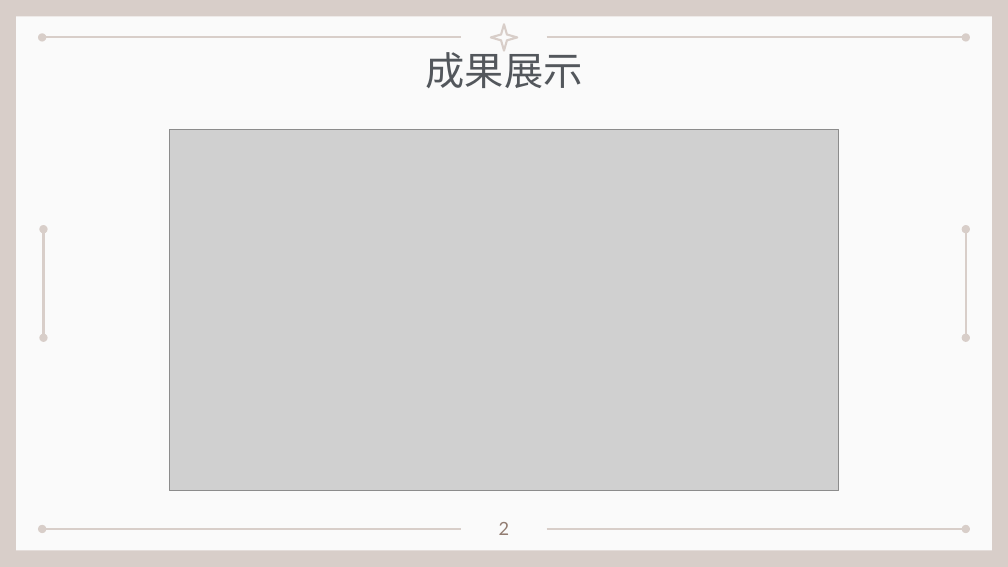
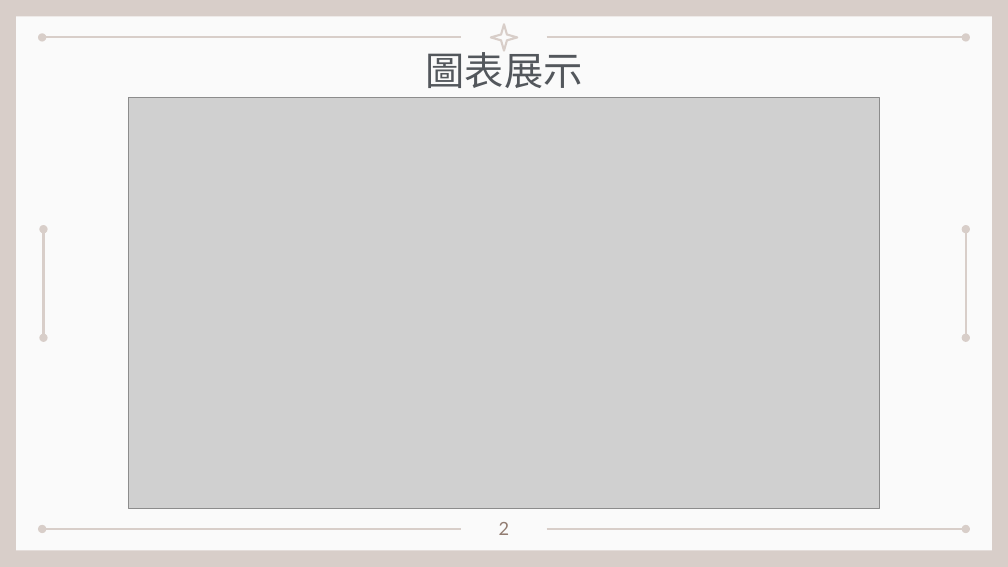
Before and after one commit to kionce57/Taiwan_Job_Market_Analysis, a slide deck: slide 7 of 程式介紹與展示.pptx (slide 2 before the commit). Drawn at 1008x567 pixels with LibreOffice and Linux fonts; fonts in the diff are those of the drawing; grey boxes stand for pictures. Boxes give left, top, right and bottom in pixels: in the first picture for what was removed or moved away, otherwise in the second. Text is boxed around its words. In the diff, an @@ line names an element or a change of style, - is before the commit and + after.

```diff
--- a/程式介紹與展示.pptx
+++ b/程式介紹與展示.pptx
@@ text at box(426, 45, 583, 88): text changed @@
-成果展示
+圖表展示
@@ picture: place and size @@
-picture at box(169, 129, 840, 491)
+picture at box(129, 98, 880, 509)
```
Also in this commit, not shown: 1 other slide changed, 7 slides added, 28 slides removed, 14 other files.
